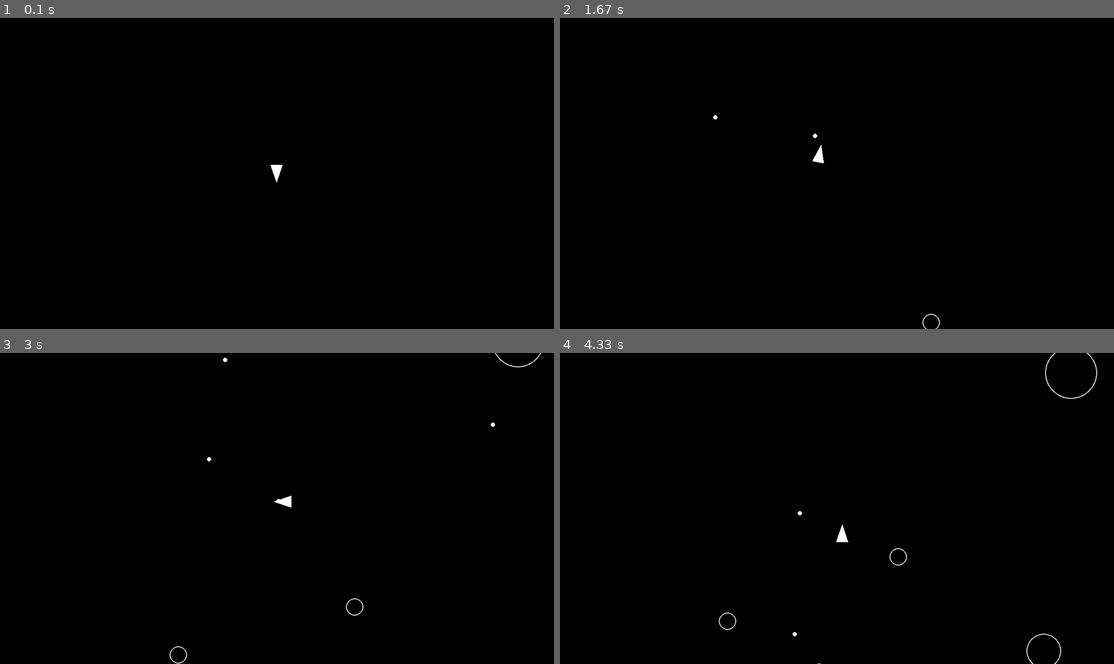
Above: before the commit, frames 1-4 (two rows, left to right).
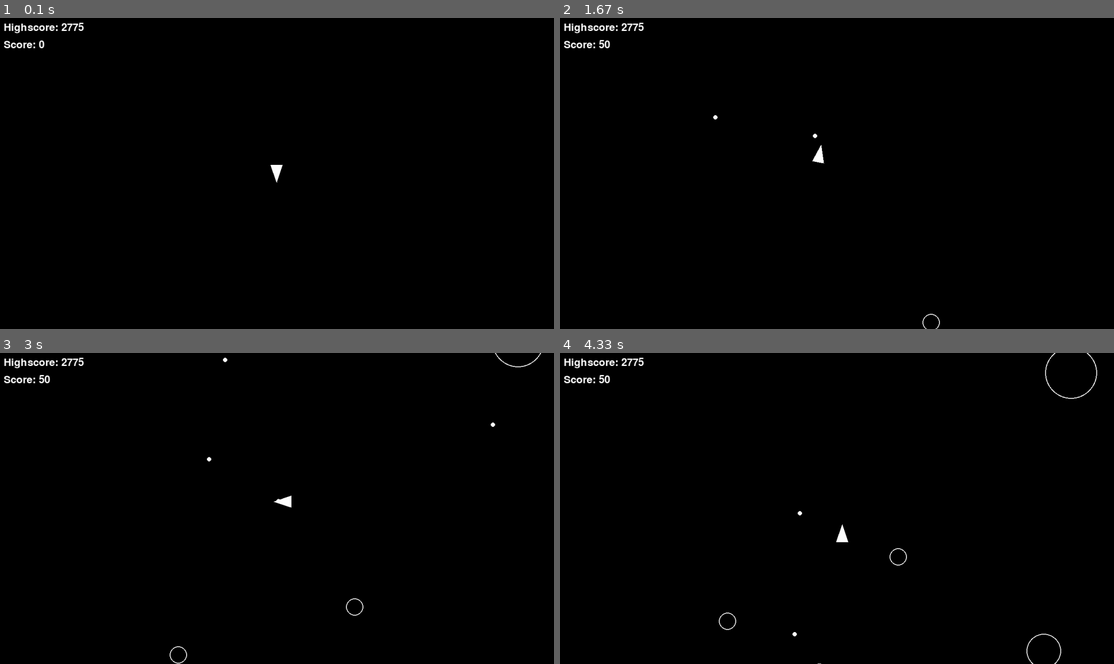
Above: after the commit, the same moments.

Repository: vinetailgames/pygames_asteroids
Game: pygame game, started from main.py
Two runs of this game, one before a commit and one after it. Both use one fixed random seed, a clock stepped at 60 frames per second and the inputs below.
Inputs:
- Up to frame 1 (0.1 s): no input
- Up to frame 2 (1.67 s): tap Space at 0.33, 0.73, 1.03, 1.23, 1.57 s; hold Right 0.67-1.13 s; hold Up 1.17-1.47 s; hold Right from 1.5 s (still down)
- Up to frame 3 (3 s): tap Space at 1.87, 2.07, 2.37, 2.63, 2.97 s; release Right at 1.97 s; hold Left 2-2.53 s; hold Down 2.57-2.87 s; hold Left from 2.9 s (still down)
- Up to frame 4 (4.33 s): tap Space at 3.27, 3.4, 3.8, 4.1 s; release Left at 3.3 s; hold Up 3.33-3.7 s; hold Right from 3.73 s (still down)

The runs differ from the first frame. In frame 1, 0.3% of the frame differs, in the area x 0-16%, y 1-10%; in frame 2, 0.3%; in frame 3, 0.3%; in frame 4, 0.3%.

Commit message:
P: Added a scoring system

Diff:
--- a/asteroid.py
+++ b/asteroid.py
@@ -17,6 +17,14 @@
     def update(self, dt: float) -> None:
         self.position += self.velocity * dt
 
+    def get_size(self) -> str:
+        if self.radius <= ASTEROID_MIN_RADIUS:
+            return "small"
+        elif self.radius <= ASTEROID_MIN_RADIUS * 2:
+            return "medium"
+        else:
+            return "large"
+
     def split(self) -> list["Asteroid"]:
         self.kill()
         if self.radius <= ASTEROID_MIN_RADIUS:
--- a/constants.py
+++ b/constants.py
@@ -11,3 +11,7 @@
 SHOT_RADIUS = 5
 PLAYER_SHOOT_SPEED = 500
 PLAYER_SHOOT_COOLDOWN_SECONDS = 0.3
+SCORE_SMALL_ASTEROID = 25
+SCORE_MEDIUM_ASTEROID = 50
+SCORE_LARGE_ASTEROID = 100
+HIGHSCORE_FILE = "highscore.txt"
--- /dev/null
+++ b/highscore.txt
@@ -0,0 +1 @@
+2775
--- a/main.py
+++ b/main.py
@@ -8,6 +8,7 @@
 from shot import Shot
 from asteroidfield import AsteroidField
 from sounds import play_background_music, explosion_sound
+from score import Score
 
 def main():
     print(f"Starting Asteroids with pygame version: {pygame.version.ver}")
@@ -35,6 +36,8 @@
 
     play_background_music()
 
+    score = Score()
+
     while True:
         log_state()
         for event in pygame.event.get():
@@ -43,6 +46,16 @@
         screen.fill((0, 0, 0))
         for sprite in drawable:
             sprite.draw(screen)
+        for asteroid in asteroids:
+            for shot in shots:
+                if asteroid.collides_with(shot):
+                    asteroid_size = asteroid.get_size()
+                    log_event("asteroid_shot")
+                    asteroid.split()
+                    shot.kill()
+                    explosion_sound.play()
+                    score.add_asteroid_points(asteroid_size)
+        score.draw(screen)
         pygame.display.flip()
         dt = clock.tick(60) / 1000.0
         updatable.update(dt)
@@ -51,14 +64,8 @@
                 log_event("player_hit")
                 explosion_sound.play()
                 print("Game over!")
+                score.reset()
                 sys.exit()
-        for asteroid in asteroids:
-            for shot in shots:
-                if asteroid.collides_with(shot):
-                    log_event("asteroid_shot")
-                    asteroid.split()
-                    shot.kill()
-                    explosion_sound.play()
 
 
 
--- /dev/null
+++ b/score.py
@@ -0,0 +1,47 @@
+import pygame
+
+from constants import (
+    HIGHSCORE_FILE,
+    SCORE_SMALL_ASTEROID,
+    SCORE_MEDIUM_ASTEROID,
+    SCORE_LARGE_ASTEROID,
+)
+
+class Score:
+    def __init__(self):
+        self.score = 0
+        self.highscore = self.load_highscore()
+        self.font = pygame.font.Font(None, 36)
+
+    def load_highscore(self):
+        try:
+            with open(HIGHSCORE_FILE, "r") as f:
+                return int(f.read().strip())
+        except (FileNotFoundError, ValueError):
+            return 0
+
+    def save_highscore(self):
+        with open(HIGHSCORE_FILE, "w") as f:
+            f.write(str(self.highscore))
+
+    def add_asteroid_points(self, asteroid_size):
+        points = {
+            "small": SCORE_SMALL_ASTEROID,
+            "medium": SCORE_MEDIUM_ASTEROID,
+            "large": SCORE_LARGE_ASTEROID,
+        }[asteroid_size]
+        self.score += points
+        if self.score > self.highscore:
+            self.highscore = self.score
+            self.save_highscore()
+
+    def reset(self):
+        self.score = 0
+
+    def draw(self, screen):
+        highscore_text = self.font.render(
+            f"Highscore: {self.highscore}", True, (255, 255, 255)
+        )
+        score_text = self.font.render(f"Score: {self.score}", True, (255, 255, 255))
+        screen.blit(highscore_text, (10, 10))
+        screen.blit(score_text, (10, 50))
